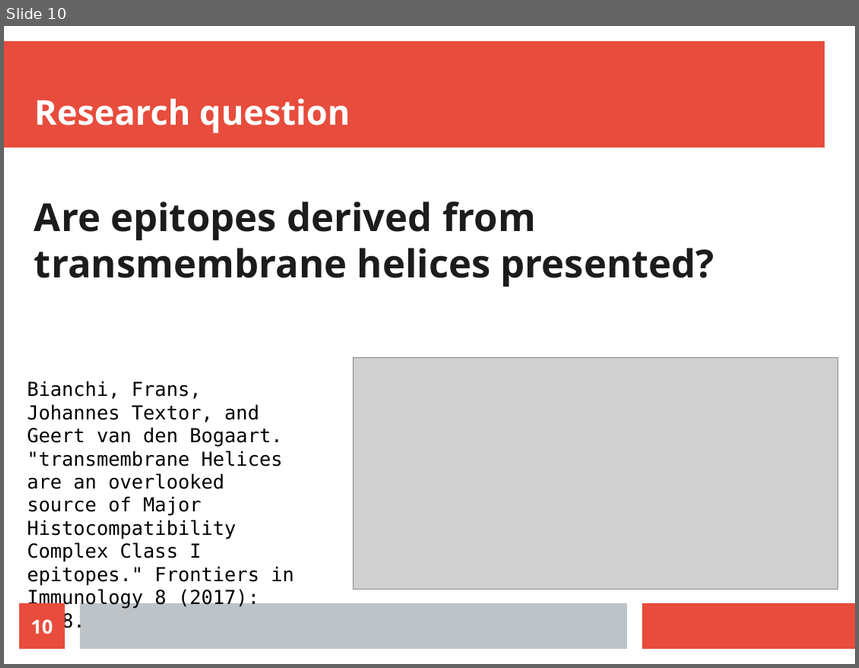
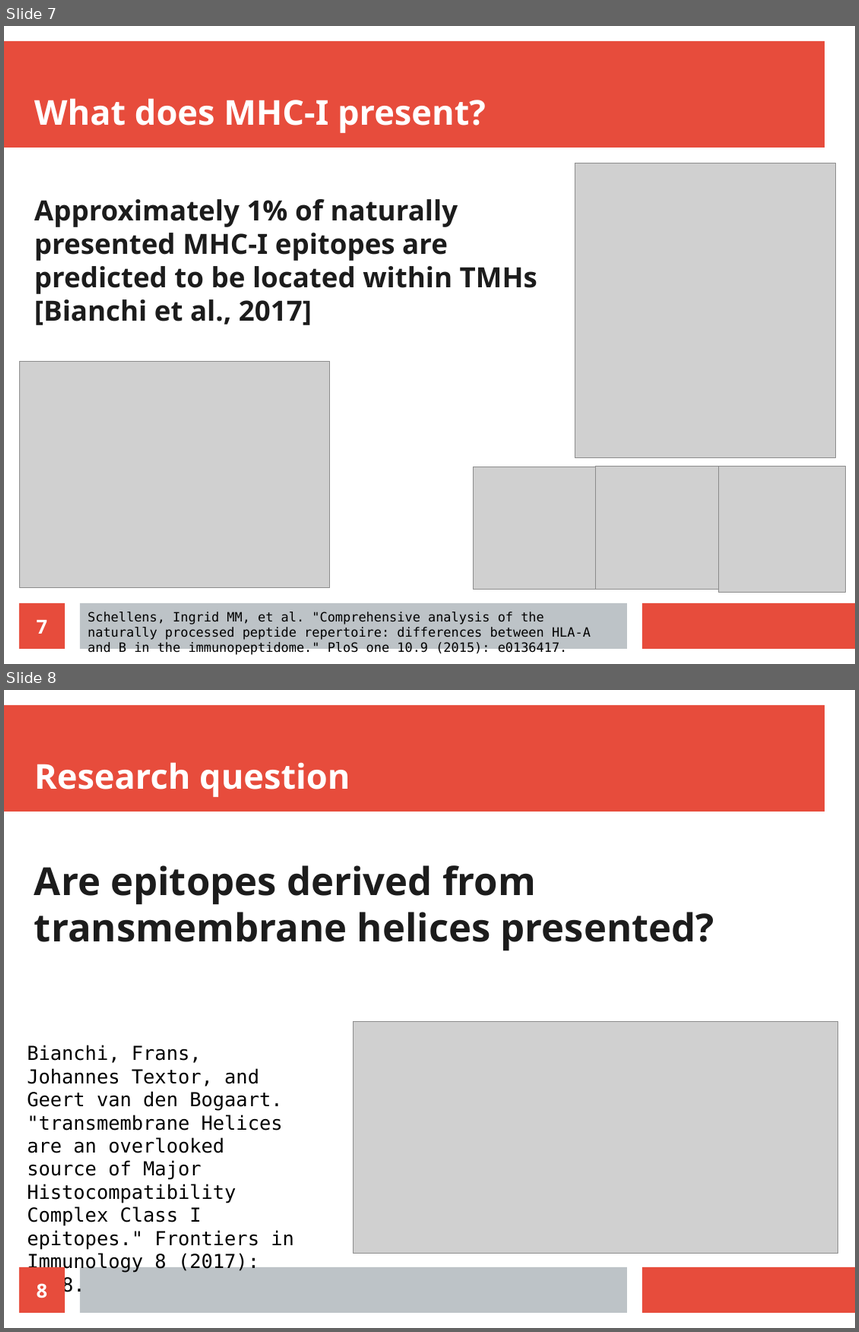
Before and after one commit to richelbilderbeek/cellbio_presentation_20210201, a slide deck: cellbio_presentation_20210201.odp. Shown one above the other, each under a label of ours: slide 10 before the commit, slides 7 and 8 after it. The pictures are 859x668 and 859x1332 pixels, drawn with LibreOffice and Linux fonts; fonts in the diff are those of the drawing; grey boxes stand for pictures. Boxes give left, top, right and bottom in pixels: in the first picture for what was removed or moved away, otherwise in the second. Text is boxed around its words. In the diff, an @@ line names an element or a change of style, - is before the commit and + after.

```diff
--- a/cellbio_presentation_20210201.odp
+++ b/cellbio_presentation_20210201.odp
@@ slide 7 added at box(4, 26, 855, 664), background #FFFFFF; not listed: 3 template elements that a slide beside it also shows @@
@@ title added at box(34, 98, 486, 133), 32 pt, text #FFFFFF, bold @@
+What does MHC-I present?
@@ picture added at box(576, 163, 836, 458) @@
@@ text added at box(34, 199, 538, 325), 26 pt, text #1C1C1C, bold @@
+Approximately 1% of naturally presented MHC-I epitopes are predicted to be located within TMHs [Bianchi et al., 2017]
@@ picture added at box(19, 361, 330, 588) @@
@@ picture added at box(473, 468, 596, 591) @@
@@ picture added at box(596, 466, 719, 590) @@
@@ picture added at box(719, 466, 846, 593) @@
@@ page number added at box(19, 604, 65, 649), fill #E74C3C, 18 pt, text #FFFFFF, bold @@
+7
@@ text added at box(88, 612, 591, 656), 12 pt, text #000000 @@
+Schellens, Ingrid MM, et al. "Comprehensive analysis of the naturally processed peptide repertoire: differences between HLA-A and B in the immunopeptidome." PloS one 10.9 (2015): e0136417.
@@ what was slide 10 is now slide 8 @@
@@ page number at box(37, 1284, 48, 1299): text changed @@
-10
+8
```
Also in this commit, not shown: 3 slides changed, 4 other slides added, 1 slide removed, 10 other files.
